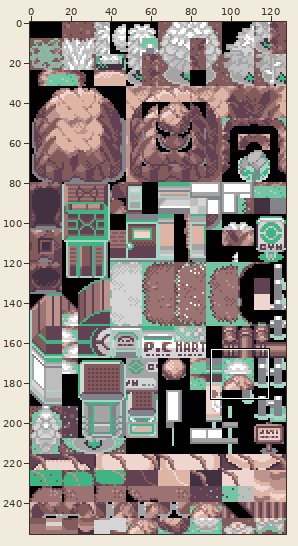
A sprite sheet gets an edit: data/tilesets/primary/general/tiles.png. The picture above shows the old version from afar; the outline marks the close-up.
Close-up. Before:
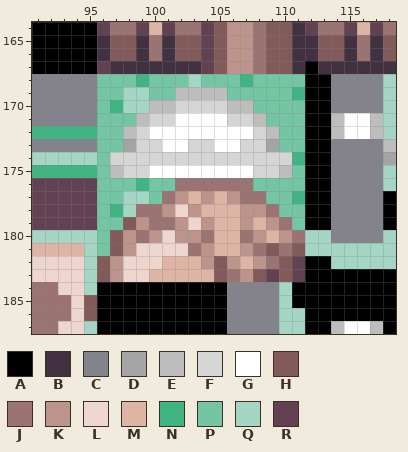
The file is 128x256 pixels. Shown: x 91..118, y 164..187.
Palette (. is transparent): A #000000  B #413141  C #83838b  D #a4a4a4  E #bdbdbd  F #d5d5d5  G #ffffff  H #835a5a  J #9c7373  K #bd948b  L #eed5cd  M #deb4a4  N #41b483  P #73c5a4  Q #a4d5c5  R #624152
Pixels before, first column x 91:
164 AAAAARJJRMRJJRHKKJHHBRJJRMRJ
165 AAAAABHHBJBHHRHKKJHHBBHHBJBH
166 AAAAABHHBJBHHRHKKJHHBBHHBJBH
167 AAAAARBBBBBBBRHKKJHHBABBBBBB
168 CCCCCPPPNPPPQPPPNPPPPAACCCCQ
169 CCCCCPPQQPPEEEEPPPPPNAACCCCQ
170 CCCCCPNQQEEFFFFEEPPPPAACCCCQ
171 CCCCCPPPEFFGGGGFFEPPPAAEGGEQ
172 NNNNNPPEFGGGGGGGGFEPPAAEGGEQ
173 CCCCCPPDFFGGFFGGFFDPPAACCCCE
174 QQQQQPFFFFFFFFFFFFFFNAACCCCD
175 NNNNNPEFFGGGGGGGGFFEPAACCCCQ
176 RRRRRPPPNPPJJJJJJPPPPAACCCCQ
177 RRRRRPPQQPJKMKMKJJPPNAACCCCA
178 RRRRRPNQJJKLKMMMKKJPPAACCCCA
179 RRRRRPPHKJJKLKMMKMKJPAACCCCA
180 QQQQQPHKJKLKKJMMJKMKJQQCCCCQ
181 MMMMQPHKLLLLJKMMKJHJHQQQQQQQ
182 LLLLQHKLLLMMMKHKMKJHRAAQQQQQ
183 LLLLQHKLLMMMMMHJKHRHRAAAAAAA
184 JJLLQAAAAAAAAAACCCCQAAAAAAAA
185 JJJLHAAAAAAAAAACCCCQAAAAAAAA
186 JJJLHAAAAAAAAAACCCCQQAAAAAAA
187 JJLLQAAAAAAAAAACCCCQQAAEGGEA
New version:
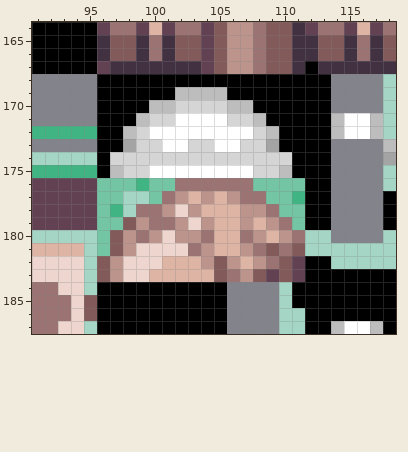
From old to new:
{"y":168,"x":96,"old":"PPPNPPPQPPPNPPPP","new":"AAAAAAAAAAAAAAAA"}
{"y":169,"x":96,"old":"PPQQPP","new":"AAAAAA"}
{"y":169,"x":106,"old":"PPPPPN","new":"AAAAAA"}
{"y":170,"x":96,"old":"PNQQ","new":"AAAA"}
{"y":170,"x":108,"old":"PPPP","new":"AAAA"}
{"y":171,"x":96,"old":"PPP","new":"AAA"}
{"y":171,"x":109,"old":"PPP","new":"AAA"}
{"y":172,"x":96,"old":"PP","new":"AA"}
{"y":172,"x":110,"old":"PP","new":"AA"}
{"y":173,"x":96,"old":"PP","new":"AA"}
{"y":173,"x":110,"old":"PP","new":"AA"}
{"y":174,"x":96,"old":"P","new":"A"}
{"y":174,"x":111,"old":"N","new":"A"}
{"y":175,"x":96,"old":"P","new":"A"}
{"y":175,"x":111,"old":"P","new":"A"}
